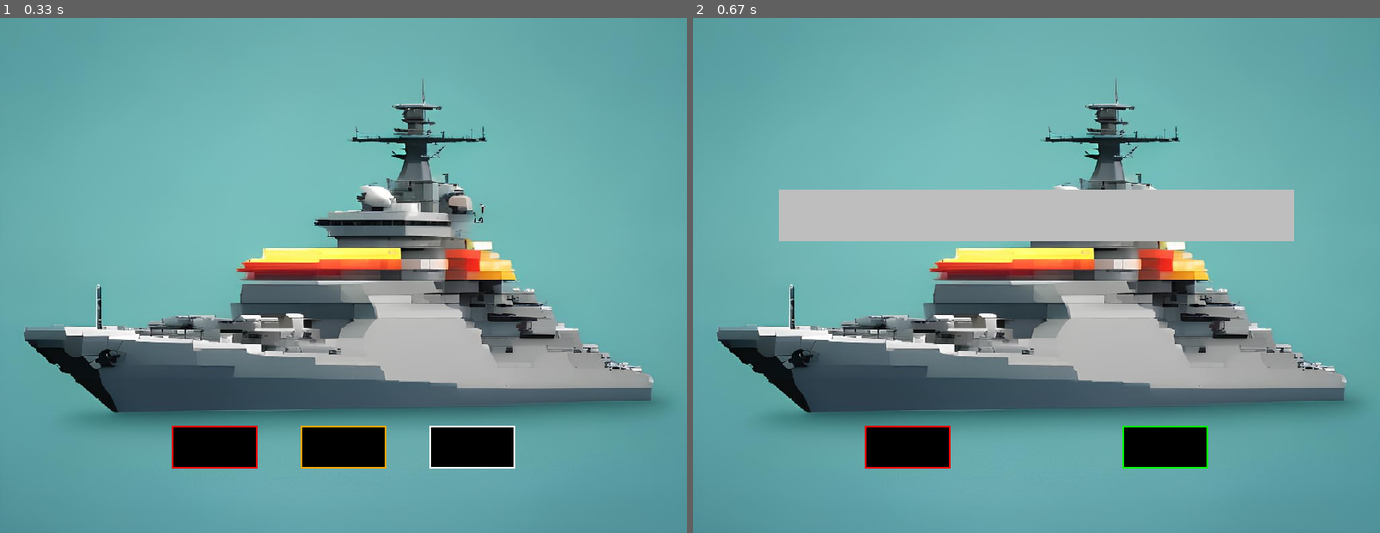
Above: before the commit, frames 1-2 (left to right).
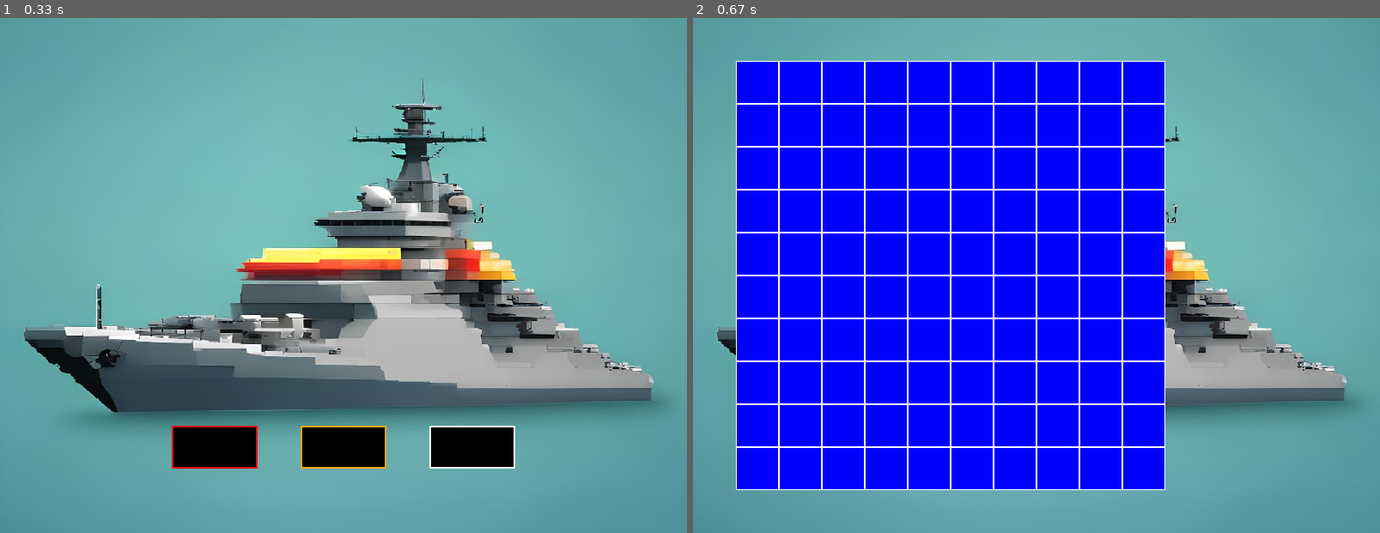
Above: after the commit, the same moments.

Repository: Ivan-Bolotov/PygameProject
Game: pygame game, started from main.py
The game is run twice, just before and just after one commit, with the same random seed, the same clock (stepped at 60 frames per second) and the same inputs.
Inputs (mouse positions are in pixels of both pictures, inside the frame that each line leads up to):
- Up to frame 1 (0.33 s): no input
- Up to frame 2 (0.67 s): click (1036, 445) at 0.38 s

Frame 1 is identical in both runs. In frame 2, 54% of the frame differs, in the area x 6-88%, y 8-92%.

Commit message:
начало работы над полем для расставления кораблей

Diff:
--- a/Classes/Button.py
+++ b/Classes/Button.py
@@ -13,6 +13,7 @@
         self.left = left
         self.top = top
         self.button_type = button_type
+        self.active = False
 
         self.types_of_button = {'START': self.start, 'QUIT': self.quit, 'PROFILE': self.profile,
                                 'RETURN_TO_START_SCREEN': self.return_to_start_screen, 'ENTER': self.enter}
@@ -40,8 +41,8 @@
             self.on_click()
 
     def start(self):
-        self.game.running_one = self.game.connecting
-        self.game.checking_one = self.game.connecting_check
+        self.game.running_one = self.game.arrangement
+        self.game.checking_one = self.game.arrangement_check
 
     def quit(self):
         pygame.quit()
@@ -56,3 +57,24 @@
 
     def enter(self):
         pass
+
+    def ship_1(self):
+        pass
+
+    def ship_2_v(self):
+        pass
+
+    def ship_3_v(self):
+        pass
+
+    def ship_4_v(self):
+        pass
+
+    def ship_2_h(self):
+        pass
+
+    def ship_3_h(self):
+        pass
+
+    def ship_4_h(self):
+        pass
--- a/main.py
+++ b/main.py
@@ -32,7 +32,7 @@
         self.button_profile.set_view(500, 475, 100, 50)
 
         """Расстановка кораблей"""
-        self.start_positions = Arrangement(self.screen, 'white', 60, 60, 8, 8, 60)
+        self.start_positions = Arrangement(self.screen, 'white', 50, 50, 10, 10, 50)
 
         """Ввод ID"""
         self.text_input = TextInput(self, self.screen, 'white', 100, 200, 600, 60)
